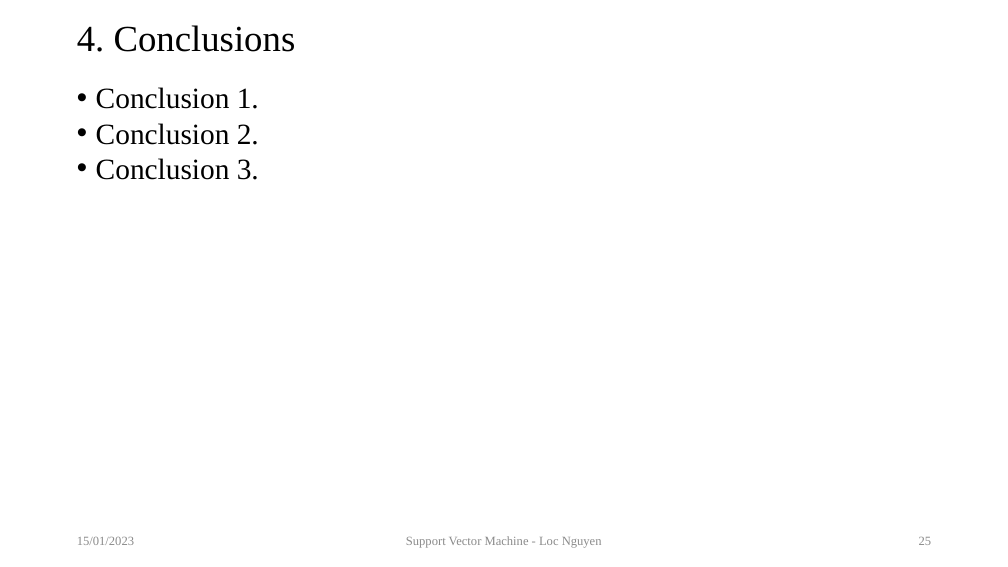
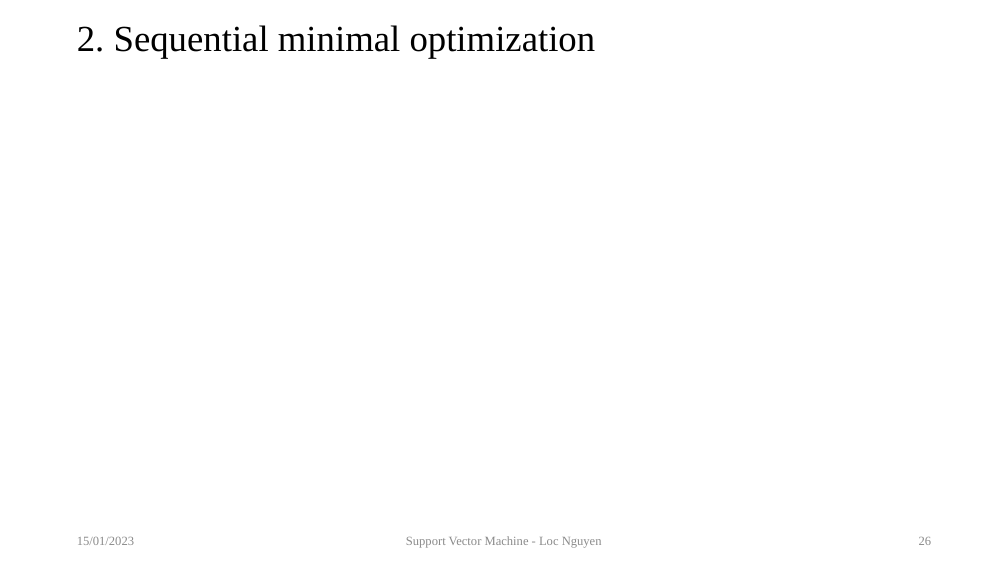
Before and after one commit to sciencepg/global-optimization, a slide deck: slide 26 of 09.TutorialOnSVM/artifact/TutorialOnSVM.pptx (slide 25 before the commit). Drawn at 1008x567 pixels with LibreOffice and Linux fonts; fonts in the diff are those of the drawing; grey boxes stand for pictures. Boxes give left, top, right and bottom in pixels: in the first picture for what was removed or moved away, otherwise in the second. Text is boxed around its words. In the diff, an @@ line names an element or a change of style, - is before the commit and + after.

```diff
--- a/09.TutorialOnSVM/artifact/TutorialOnSVM.pptx
+++ b/09.TutorialOnSVM/artifact/TutorialOnSVM.pptx
@@ title at <box>77,25,596,59</box>: text changed @@
-4. Conclusions
+2. Sequential minimal optimization
@@ text removed at <box>96,87,259,180</box> @@
-• Conclusion 1.
-• Conclusion 2.
-• Conclusion 3.
```
Also in this commit, not shown: 3 other slides changed, 25 slides added, 1 other file.
